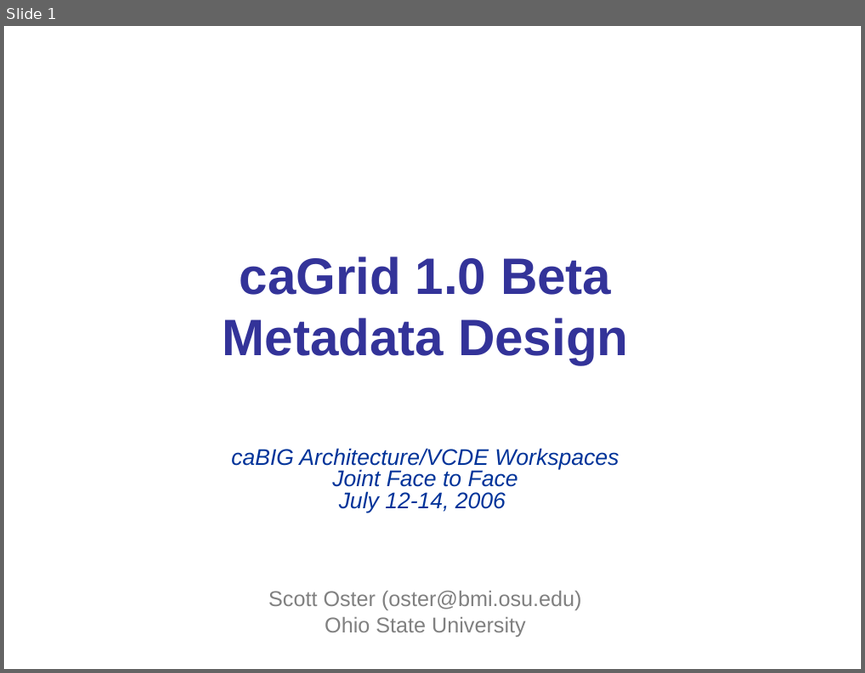
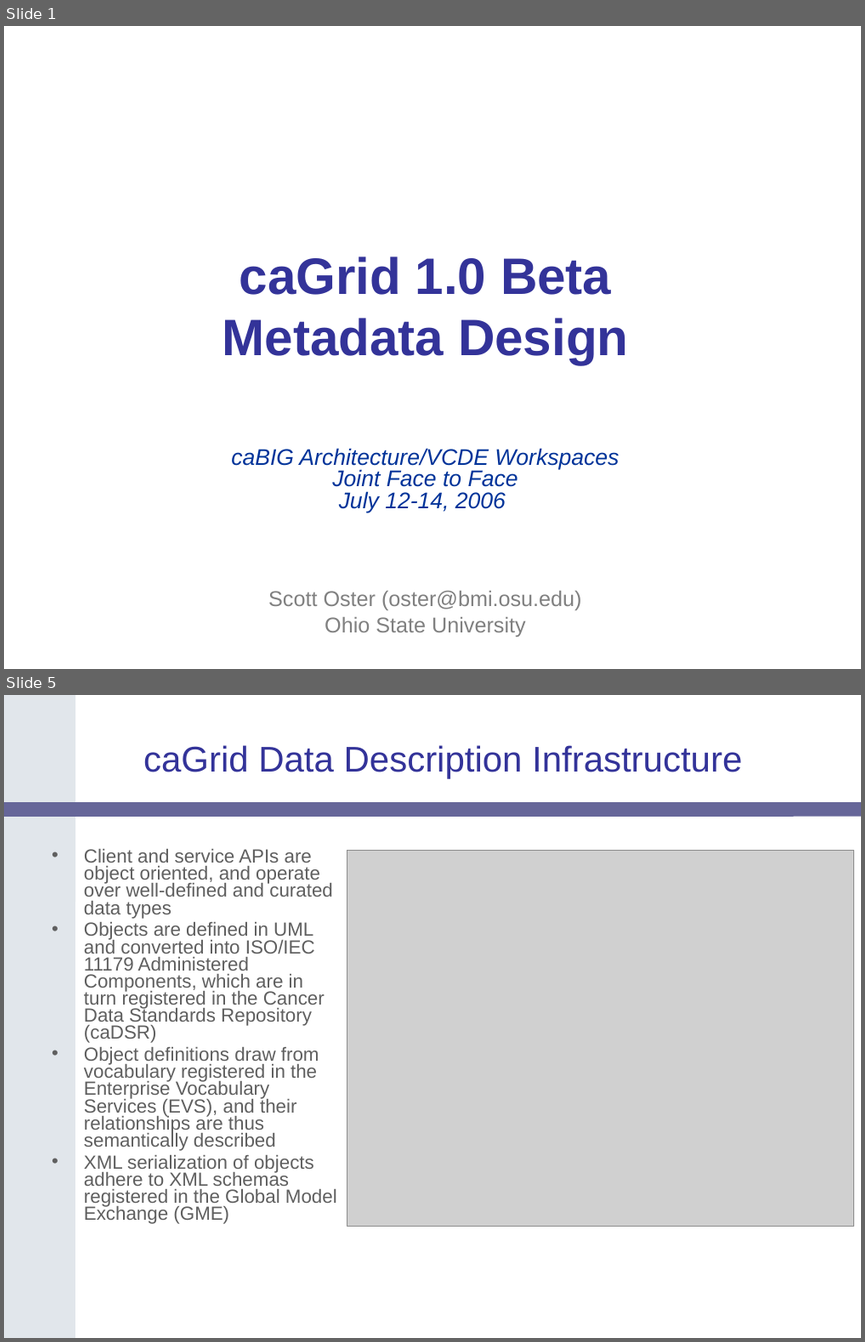
Before and after one commit to NCIP/cagrid-docs, a slide deck: presentations/200607_VCDE_ARCH/caGrid-1.0_Beta_Metadata.ppt. Shown one above the other, each under a label of ours: slide 1 before the commit, slides 1 and 5 after it; the slides between them are not shown. The pictures are 865x673 and 865x1342 pixels, drawn with LibreOffice and Linux fonts; fonts in the diff are those of the drawing; grey boxes stand for pictures; background and template pictures are left out. Boxes give left, top, right and bottom in pixels: in the first picture for what was removed or moved away, otherwise in the second. Text is boxed around its words. In the diff, an @@ line names an element or a change of style, - is before the commit and + after.

```diff
--- a/presentations/200607_VCDE_ARCH/caGrid-1.0_Beta_Metadata.ppt
+++ b/presentations/200607_VCDE_ARCH/caGrid-1.0_Beta_Metadata.ppt
@@ slide 5 added at <box>4,695,861,1338</box>, background #FFFFFF @@
@@ freeform shape added at <box>4,695,75,1338</box>, fill #E1E6EB @@
@@ title added at <box>143,745,742,779</box>, 30 pt, text #333399 @@
+caGrid Data Description Infrastructure
@@ rounded rectangle added at <box>4,802,861,817</box>, fill #666699 @@
@@ text added at <box>84,849,337,1224</box>, 16 pt, text #5F5F5F @@
+• Client and service APIs are object oriented, and operate over well-defined and curated data types
+• Objects are defined in UML and converted into ISO/IEC 11179 Administered Components, which are in turn registered in the Cancer Data Standards Repository (caDSR)
+• Object definitions draw from vocabulary registered in the Enterprise Vocabulary Services (EVS), and their relationships are thus semantically described
+• XML serialization of objects adhere to XML schemas registered in the Global Model Exchange (GME)
@@ picture added at <box>347,850,854,1225</box> @@
```
Also in this commit, not shown: 41 other slides added, 1 slide removed.
